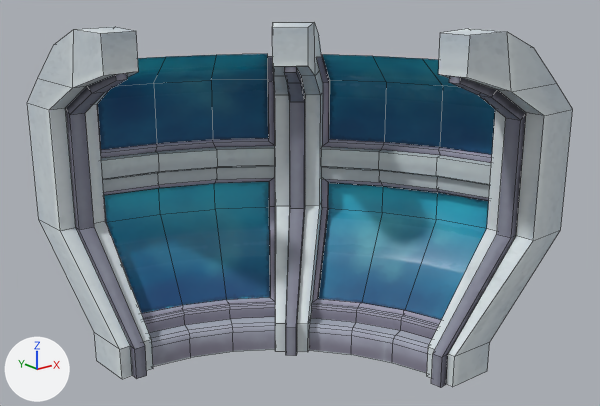
Before and after pictures for a commit that changed the FBX model aspenUnityProject/Assets/Art/models/props/HallwayModels/WallsWindows/hallway_wallcurved2.fbx.
Camera for both pictures: a 50 mm lens placed at (-8.46, -6.77, 5.69), pointed at (-1.19, 2.31, 2.05). Every picture has the same lights, and +X, +Y and +Z are marked at lower left. The picture after the commit comes second. Mesh edges are drawn as thin lines.

Objects in the first picture: 'HallwayWall1CurvedTopLeft'.
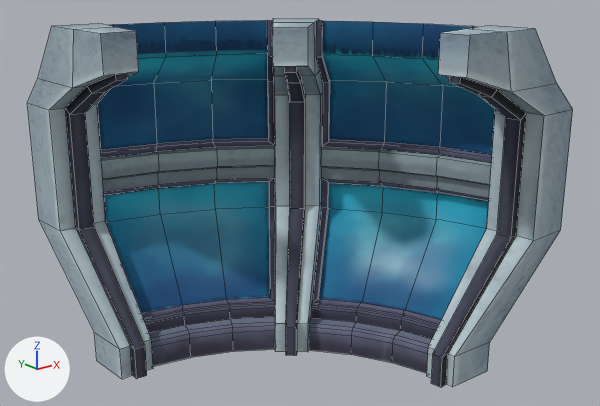
Commit message: Reimported the hallway models into Unity
- Adjusted the hallways so there's no gap on the top
- Reimported the hallways into Unity

Location of each change, (x1, y1, x2, y2) in pixels of the pictures (600 x 406 px):
'HallwayWall1CurvedTopLeft', surface changed, reshaped (darker)
    before: (27, 22, 573, 387)
    after: (27, 19, 573, 387)
part 1 of me_cube_085, built on
    before: (38, 23, 556, 92)
    after: (38, 19, 556, 92)

The change, as a list of edits to the scene's bpy script:
```text
Change img_hallwaywall_base_color_png:
    img_hallwaywall_base_color_png: load_image('HallwayWall_Base_color.png', '_unpacked/HallwayWall_Base_color.png', 512, 512, 'Non-Color') -> load_image('HallwayWall_Base_color.png', 'HallwayWall_Base_color.png', 512, 512, 'sRGB')
Add img_hallwaywindow_specular_roughness_png:
    img_hallwaywindow_specular_roughness_png = load_image('HallwayWindow_Specular_roughness.png', 'HallwayWindow_Specular_roughness.png', 512, 512, 'Non-Color')
Change mat_hallwaywindow:
    where n3 = _N.new('ShaderNodeTexImage'); n3.name = 'Image Texture.001'
    n3.image: img_hallwaywall_base_color_png -> img_hallwaywindow_specular_roughness_png
Change me_cube_085:
    used by ob_hallwaywall1curvedtopleft; location = (-3.84, 3.18, 0.5); rotation_euler = (0.0, 3.142, 0.0), in degrees (0, 180, 0); scale = (-0.5, -0.5, -0.5)
    remove me_cube_085.from_pydata(...)  # 416 vertices, 313 faces; spans x -0.58..11.15, y -3.95..6.97, z -1.1..8.31
    add me_cube_085.from_pydata(...)  # 432 vertices, 327 faces; spans x -0.58..11.15, y -3.95..6.97, z -1.1..8.31
    me_cube_085 part 1
    6 vertices in x -0.48..8.77, y -1.38..6.89, z 7.82 move by (0.0, 0.0, 0.48)
    8 new vertices lie (0.0, 0.0, 1.0) away from vertices in x 0.77..7.95, y -0.69..5.75, z 7.3
    8 new vertices lie (0.0, 0.0, 0.93) away from vertices in x 0.94..7.98, y -0.75..5.58, z 7.37
    8 new faces join them, mat_hallwaywall (picture img_hallwaywall_base_color_png)
    6 new faces join them, mat_hallwaywindow
```
